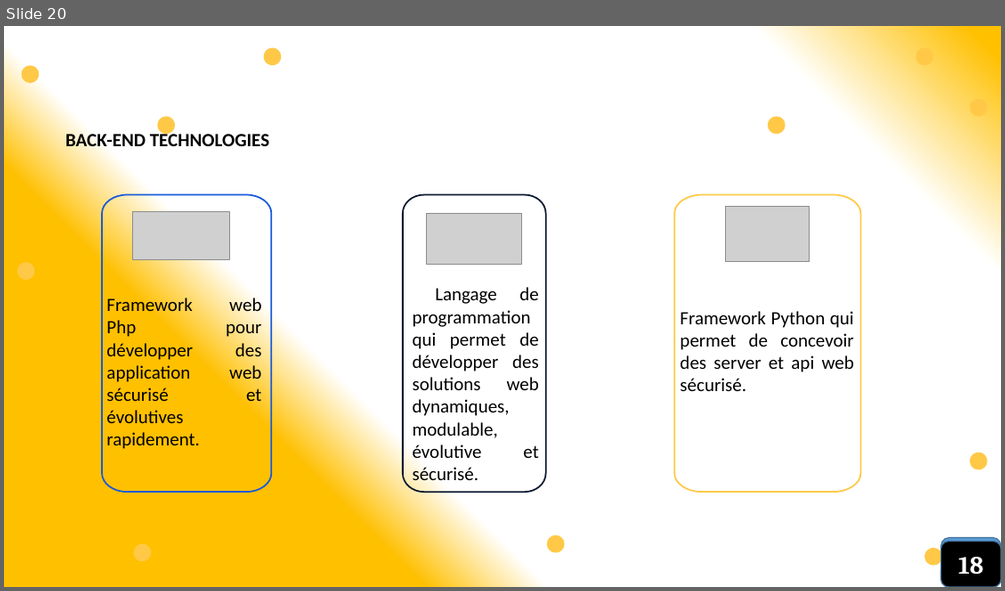
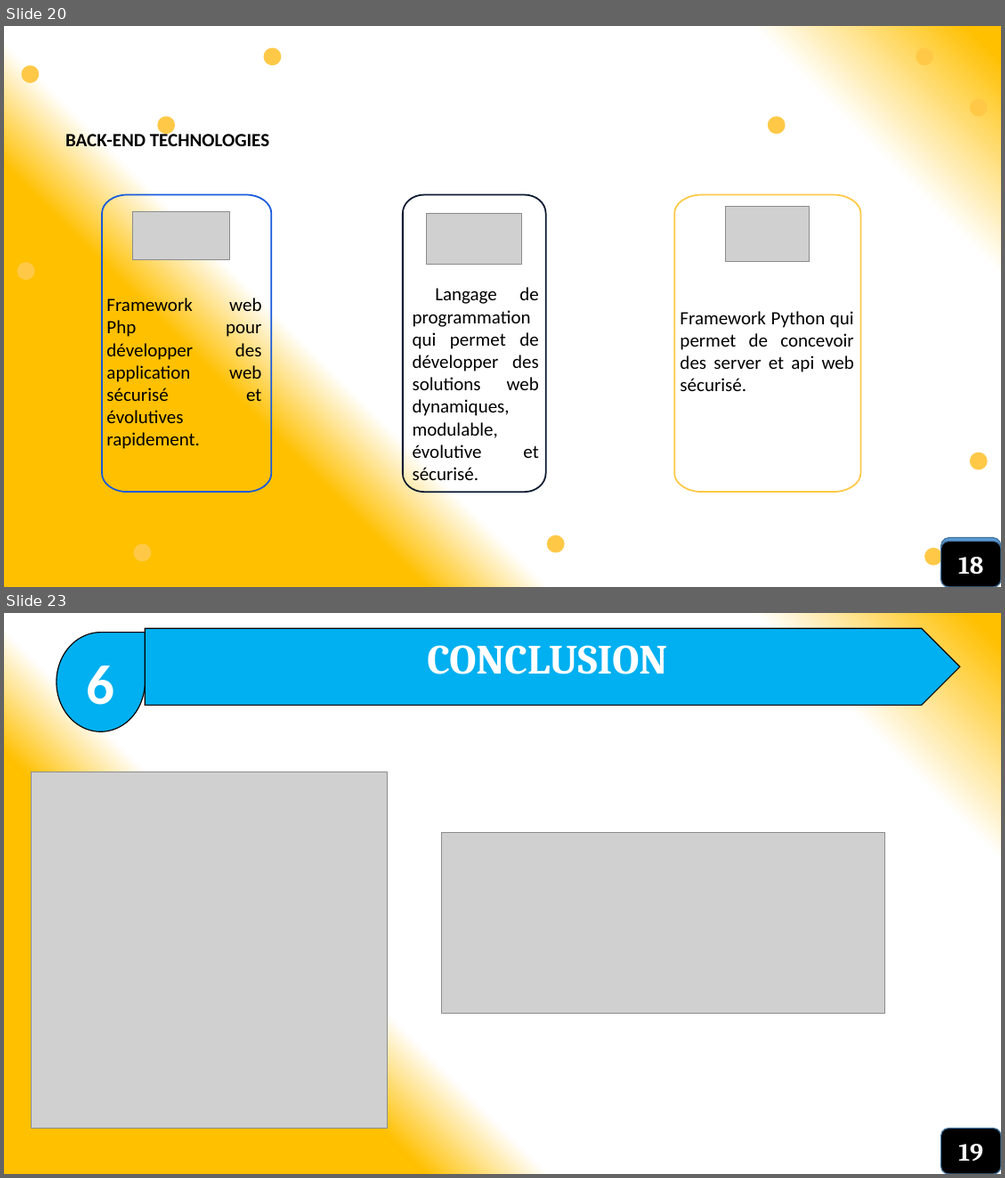
Before and after one commit to miguelnkono/documents, a slide deck: NetBotPW.pptx. Shown one above the other, each under a label of ours: slide 20 before the commit, slides 20 and 23 after it; the slides between them are not shown. The pictures are 1005x591 and 1005x1178 pixels, drawn with LibreOffice and Linux fonts; fonts in the diff are those of the drawing; grey boxes stand for pictures. Boxes give left, top, right and bottom in pixels: in the first picture for what was removed or moved away, otherwise in the second. Text is boxed around its words. In the diff, an @@ line names an element or a change of style, - is before the commit and + after.

```diff
--- a/NetBotPW.pptx
+++ b/NetBotPW.pptx
@@ slide 23 added at [4, 613, 1001, 1174], background gradient #FFC000 to #FFFFFF @@
@@ teardrop added at [57, 633, 145, 732], fill #00B0F0, outline #000000 1 pt, 54 pt, text #FFFFFF, bold @@
+6
@@ pentagon arrow added at [145, 629, 960, 706], fill #00B0F0, outline #000000 1 pt, 40 pt, text #FFFFFF, bold @@
+CONCLUSION
@@ picture added at [31, 771, 387, 1127] @@
@@ picture added at [442, 832, 886, 1013] @@
@@ rounded rectangle added at [941, 1128, 1001, 1174], fill #000000, outline #43739E 1 pt, 24 pt, text #FFFFFF, bold @@
+19
```
Also in this commit, not shown: 17 slides changed, 1 slide removed, 18 other files.
